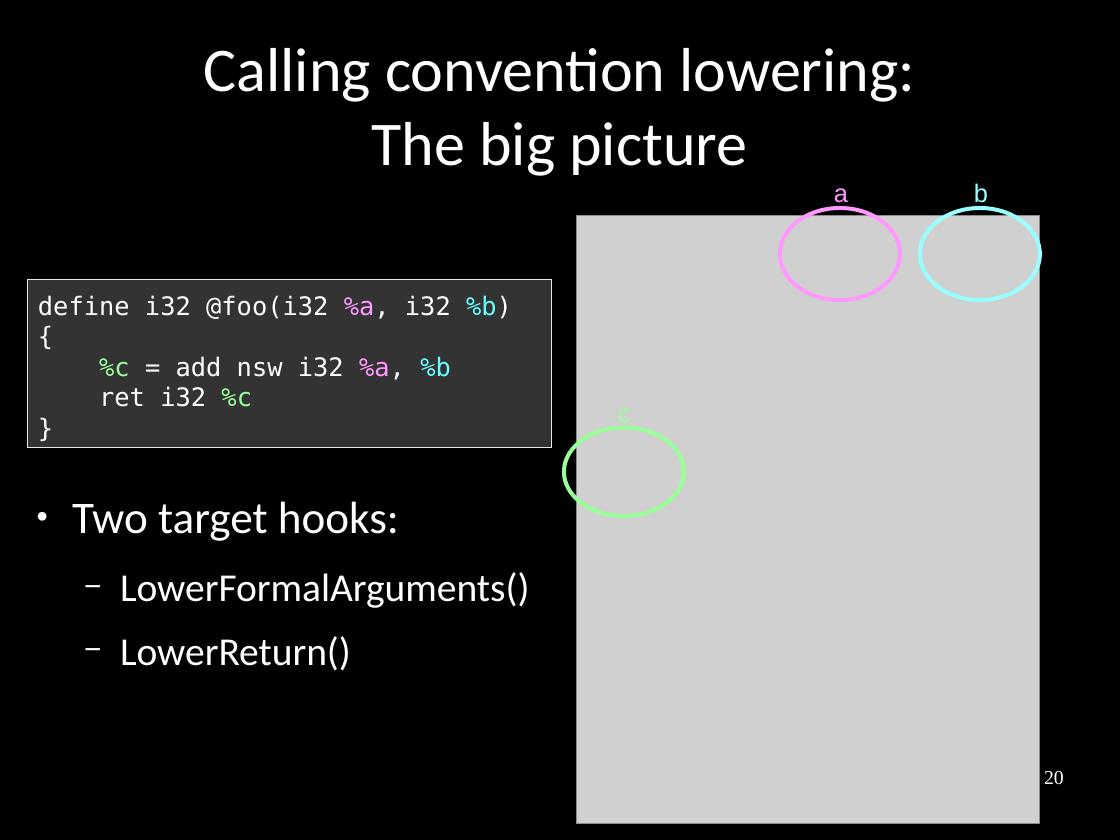
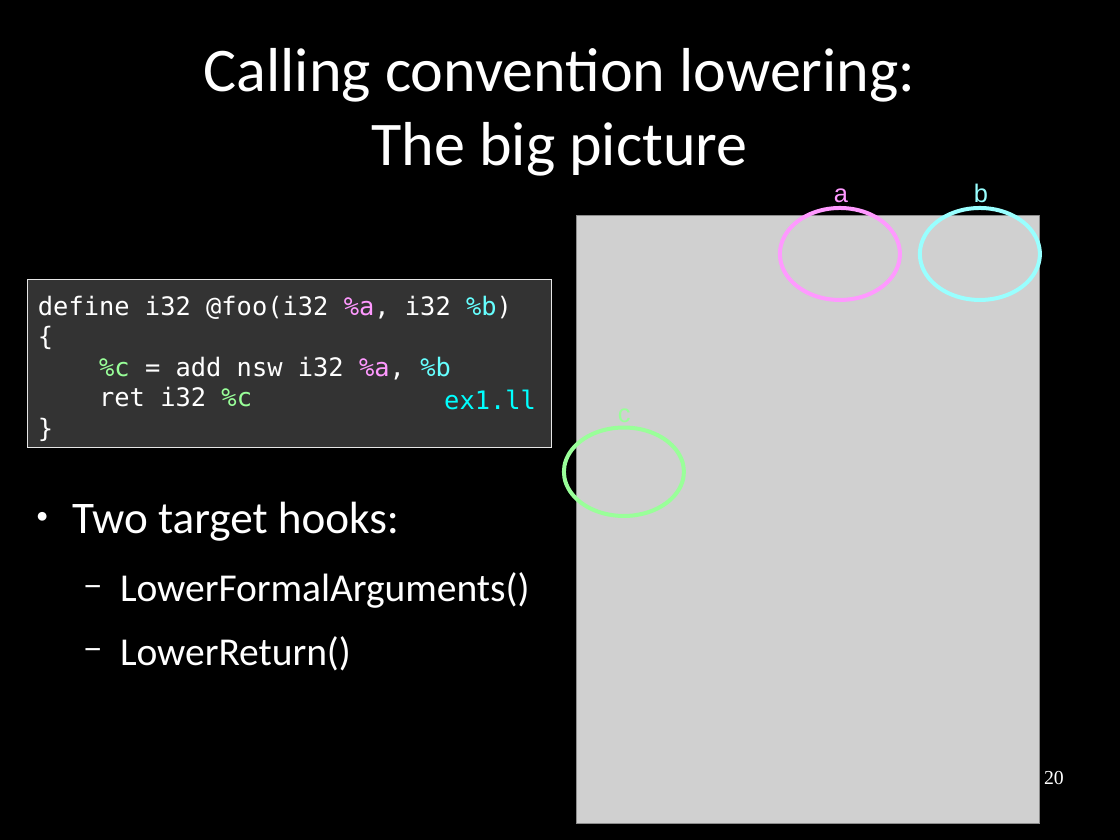
Before and after one commit to frasercrmck/llvm-leg, a slide deck: slide 20 of docs/Codeplay/Slides.odp. Drawn at 1120x840 pixels with LibreOffice and Linux fonts; fonts in the diff are those of the drawing; grey boxes stand for pictures. Boxes give left, top, right and bottom in pixels: in the first picture for what was removed or moved away, otherwise in the second. Text is boxed around its words. In the diff, an @@ line names an element or a change of style, - is before the commit and + after.

Commit message:
Fixing code text box / file name layout.

```diff
--- a/docs/Codeplay/Slides.odp
+++ b/docs/Codeplay/Slides.odp
@@ text added at (444, 389, 536, 410), 18 pt, text #00FFFF @@
+ex1.ll
```
Also in this commit, not shown: 16 other slides changed.
